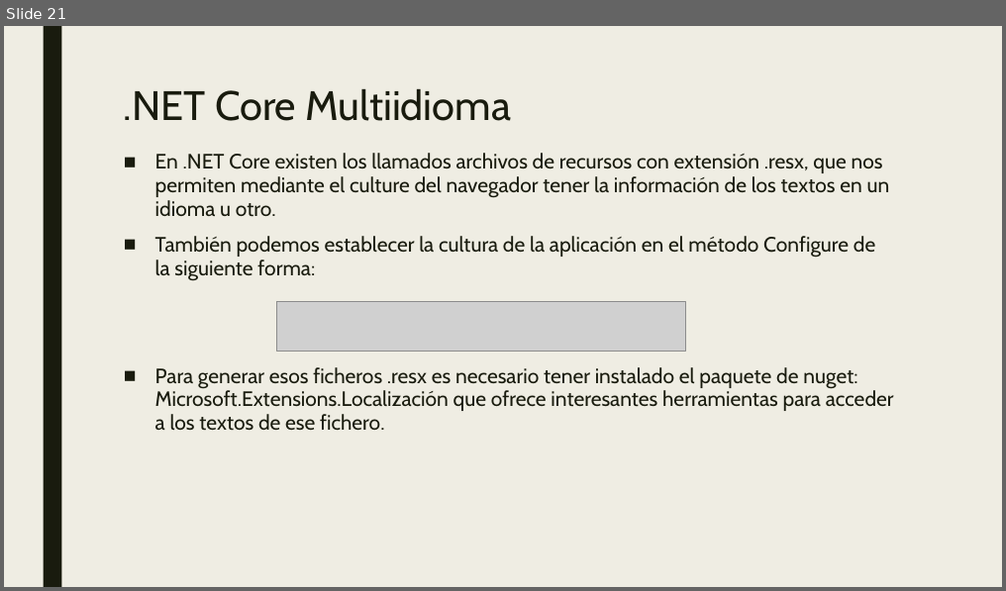
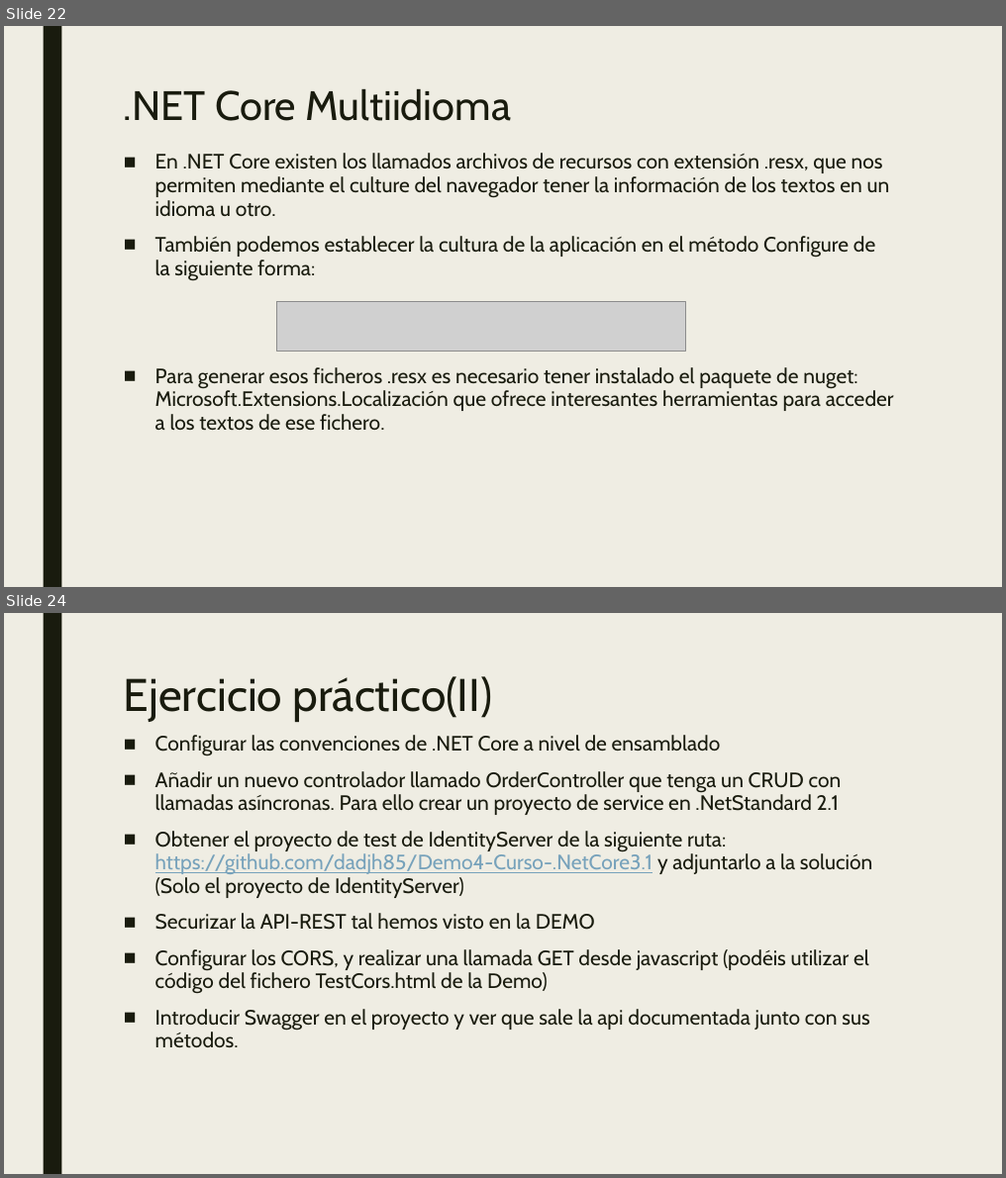
Before and after one commit to dadjh85/Demo4-Curso-.NetCore3.1, a slide deck: doc/Demo4- Curso .NET Core.pptx. Shown one above the other, each under a label of ours: slide 21 before the commit, slides 22 and 24 after it; the slides between them are not shown. The pictures are 1006x591 and 1006x1178 pixels, drawn with LibreOffice and Linux fonts; fonts in the diff are those of the drawing; grey boxes stand for pictures. Boxes give left, top, right and bottom in pixels: in the first picture for what was removed or moved away, otherwise in the second. Text is boxed around its words. In the diff, an @@ line names an element or a change of style, - is before the commit and + after.

```diff
--- a/doc/Demo4- Curso .NET Core.pptx
+++ b/doc/Demo4- Curso .NET Core.pptx
@@ slide 24 added at [4,613,1002,1174], background #EFEDE3; not listed: 1 template element that a slide beside it also shows @@
@@ title added at [124,676,492,722], 44 pt, text #191B0E @@
+Ejercicio práctico(II)
@@ text added at [155,735,873,1049], 20 pt, text #191B0E @@
+■ Configurar las convenciones de .NET Core a nivel de ensamblado
+■ Añadir un nuevo controlador llamado OrderController que tenga un CRUD con llamadas asíncronas. Para ello crear un proyecto de service en .NetStandard 2.1
+■ Obtener el proyecto de test de IdentityServer de la siguiente ruta: https://github.com/dadjh85/Demo4-Curso-.NetCore3.1 y adjuntarlo a la solución (Solo el proyecto de IdentityServer)
+■ Securizar la API-REST tal hemos visto en la DEMO
+■ Configurar los CORS, y realizar una llamada GET desde javascript (podéis utilizar el código del fichero TestCors.html de la Demo)
+■ Introducir Swagger en el proyecto y ver que sale la api documentada junto con sus métodos.
@@ what was slide 21 is now slide 22 @@
```
Also in this commit, not shown: 2 other slides added.
